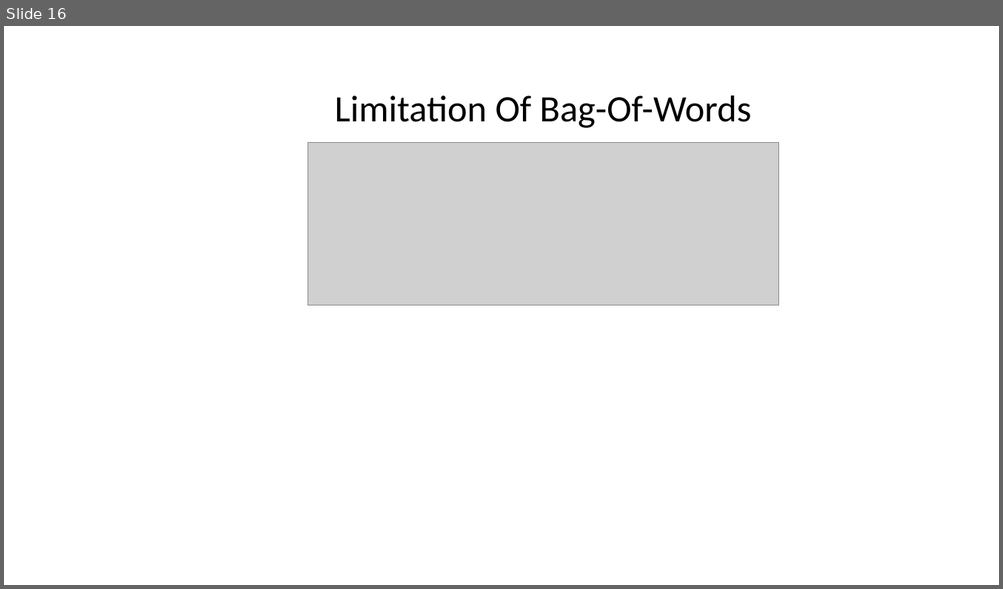
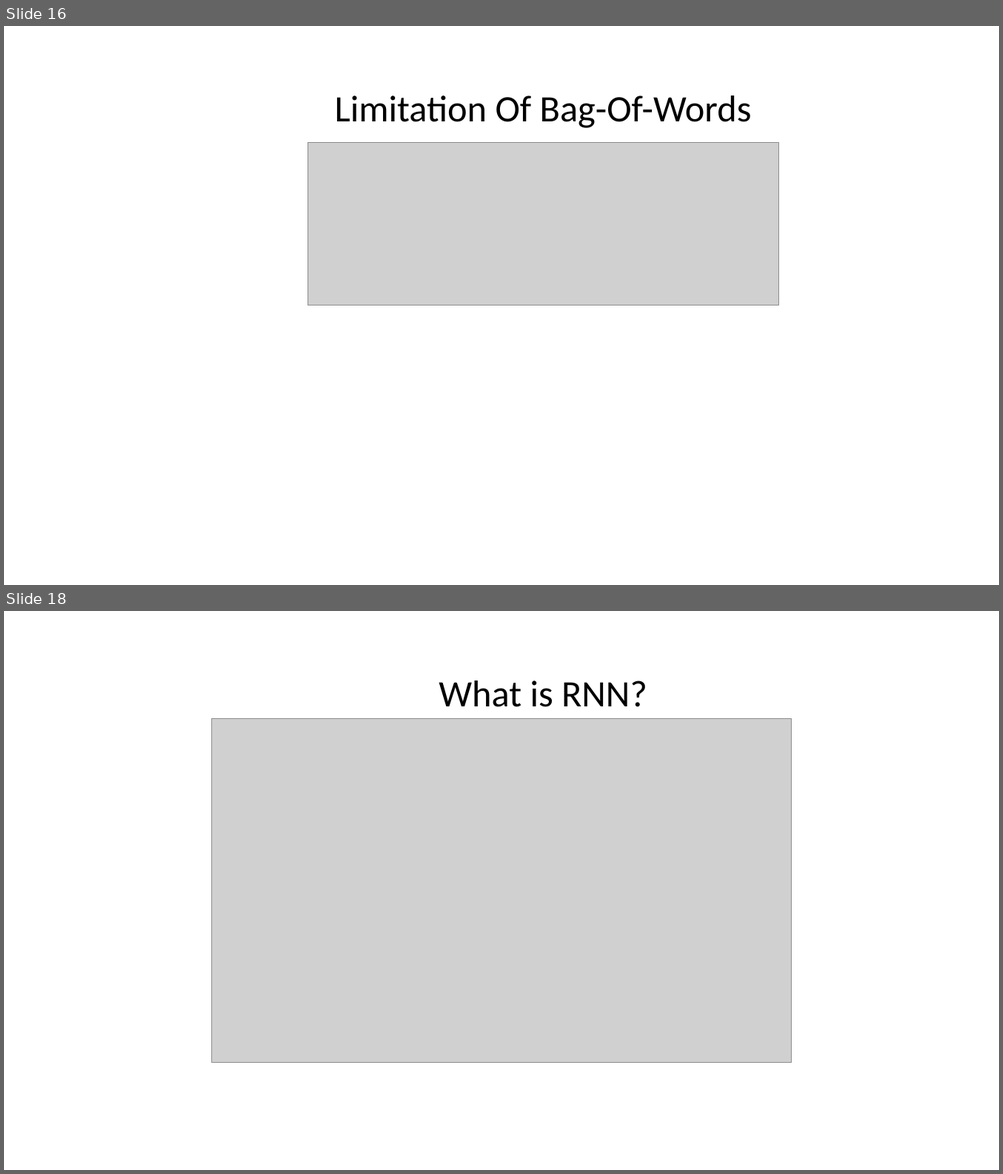
Before and after one commit to AvinashTiwari/Artifical-intelligence, a slide deck: 16_Nlp/NLP.pptx. Shown one above the other, each under a label of ours: slide 16 before the commit, slides 16 and 18 after it; the slides between them are not shown. The pictures are 1003x589 and 1003x1174 pixels, drawn with LibreOffice and Linux fonts; fonts in the diff are those of the drawing; grey boxes stand for pictures. Boxes give left, top, right and bottom in pixels: in the first picture for what was removed or moved away, otherwise in the second. Text is boxed around its words. In the diff, an @@ line names an element or a change of style, - is before the commit and + after.

```diff
--- a/16_Nlp/NLP.pptx
+++ b/16_Nlp/NLP.pptx
@@ slide 18 added at [4, 611, 999, 1170], background #FFFFFF @@
@@ title added at [438, 681, 647, 707], 36 pt, text #000000 @@
+What is RNN?
@@ picture added at [212, 719, 791, 1062] @@
```
Also in this commit, not shown: 16 other slides added.
